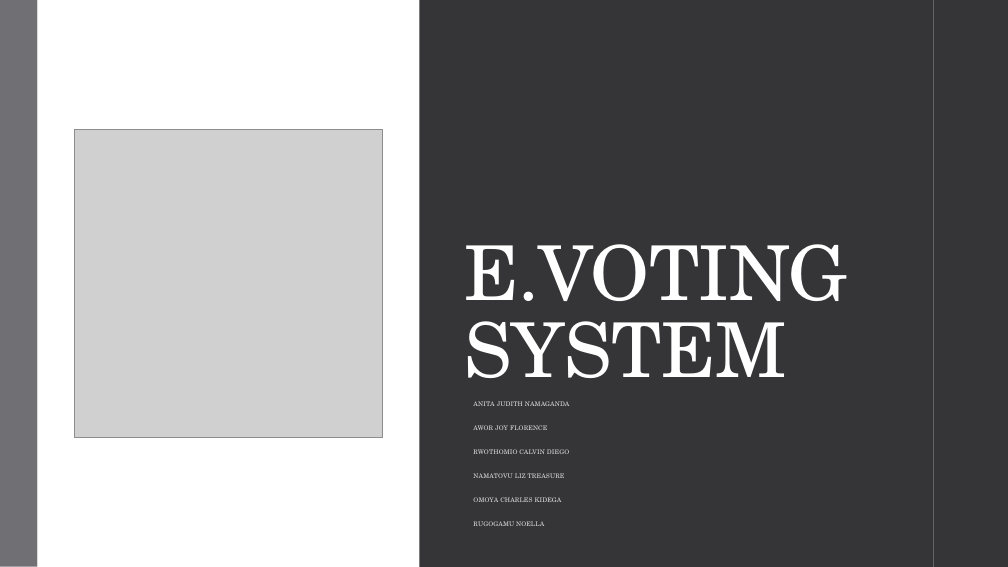
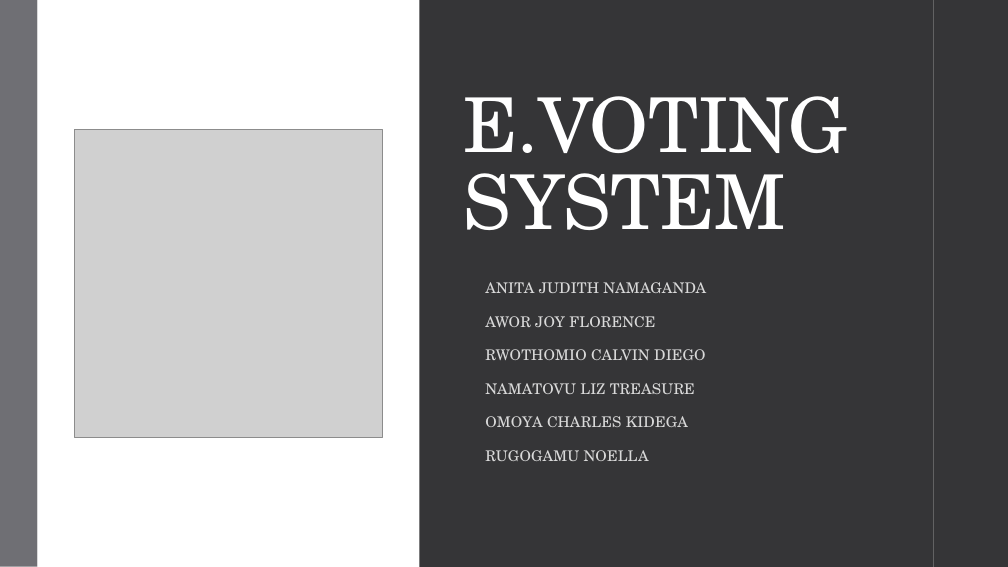
Before and after one commit to anitajn86/Object-Oriented-Programming, a slide deck: slide 1 of OOP SEMESTER PROJECT/E-voting System.pptx. Drawn at 1008x567 pixels with LibreOffice and Linux fonts; fonts in the diff are those of the drawing; grey boxes stand for pictures. Boxes give left, top, right and bottom in pixels: in the first picture for what was removed or moved away, otherwise in the second. Text is boxed around its words. In the diff, an @@ line names an element or a change of style, - is before the commit and + after.

```diff
--- a/OOP SEMESTER PROJECT/E-voting System.pptx
+++ b/OOP SEMESTER PROJECT/E-voting System.pptx
@@ title "E.VOTING SYSTEM" moved from (x1=464, y1=244, x2=847, y2=378) to (x1=464, y1=96, x2=847, y2=230) @@
@@ subtitle "ANITA JUDITH NAMAGANDA" moved from (x1=473, y1=401, x2=570, y2=526) to (x1=485, y1=282, x2=706, y2=461) @@
@@ subtitle "ANITA JUDITH NAMAGANDA" at (x1=485, y1=282, x2=706, y2=461): size 6 to 14 pt @@
```
Also in this commit, not shown: 1 other slide changed, 2 other files.
